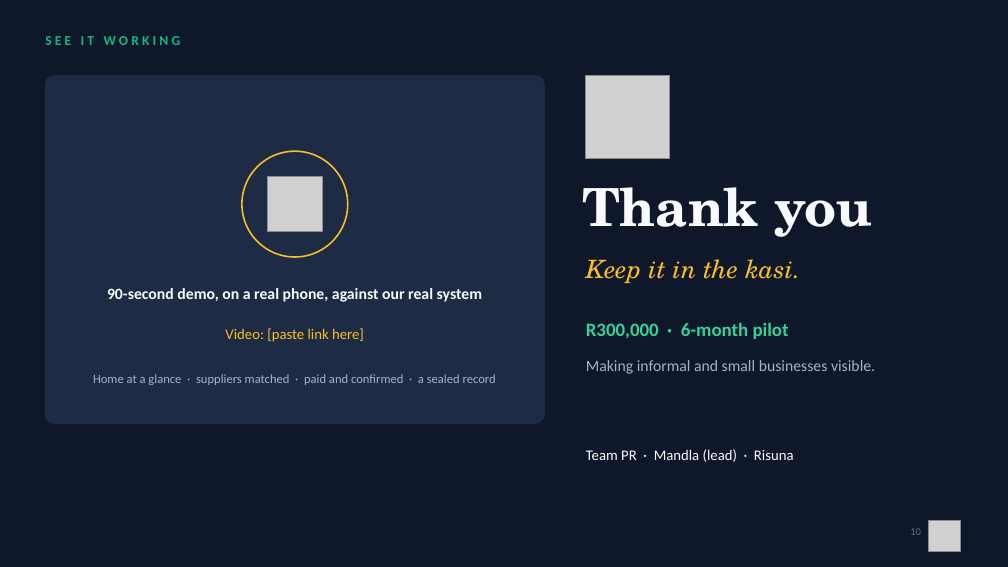
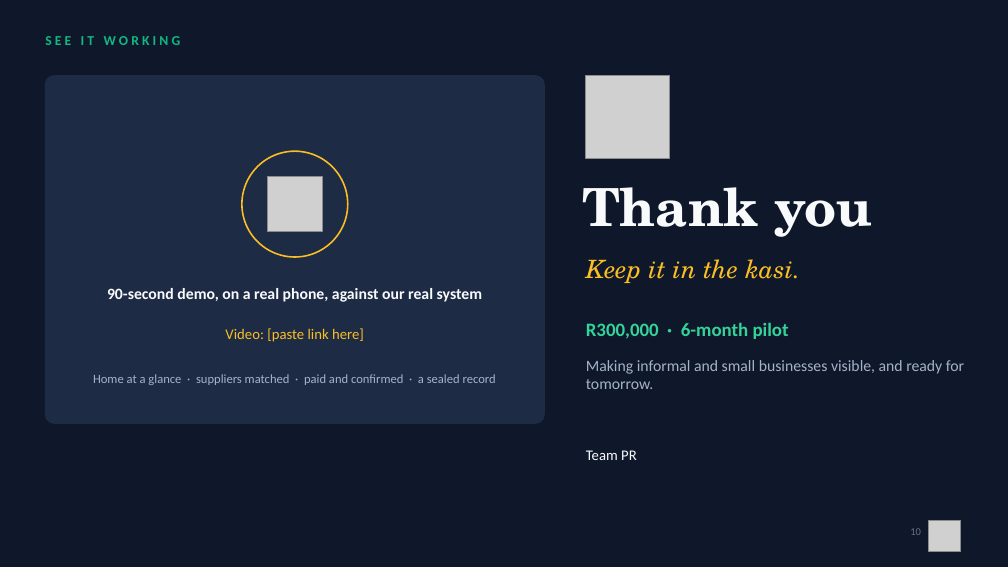
Before and after one commit to Mandla78/KasiFlow, a slide deck: slide 10 of docs/submission/05_final_submission/Akayza_Pitch_TeamPR.pptx. Drawn at 1008x567 pixels with LibreOffice and Linux fonts; fonts in the diff are those of the drawing; grey boxes stand for pictures. Boxes give left, top, right and bottom in pixels: in the first picture for what was removed or moved away, otherwise in the second. Text is boxed around its words. In the diff, an @@ line names an element or a change of style, - is before the commit and + after.

```diff
--- a/docs/submission/05_final_submission/Akayza_Pitch_TeamPR.pptx
+++ b/docs/submission/05_final_submission/Akayza_Pitch_TeamPR.pptx
@@ text at (586, 360, 964, 389): text changed @@
-Making informal and small businesses visible.
+Making informal and small businesses visible, and ready for tomorrow.
@@ text at (586, 450, 637, 460): text changed @@
-Team PR · Mandla (lead) · Risuna
+Team PR
```
Also in this commit, not shown: 3 other slides changed, 1 other file.
